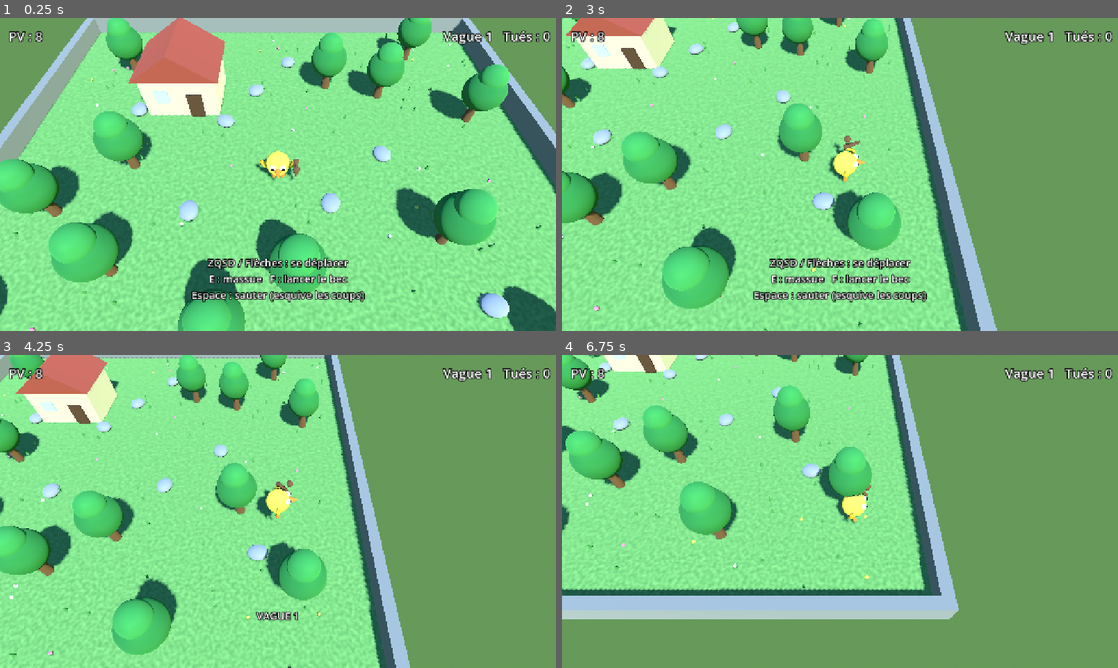
Above: before the commit, frames 1-4 (two rows, left to right).
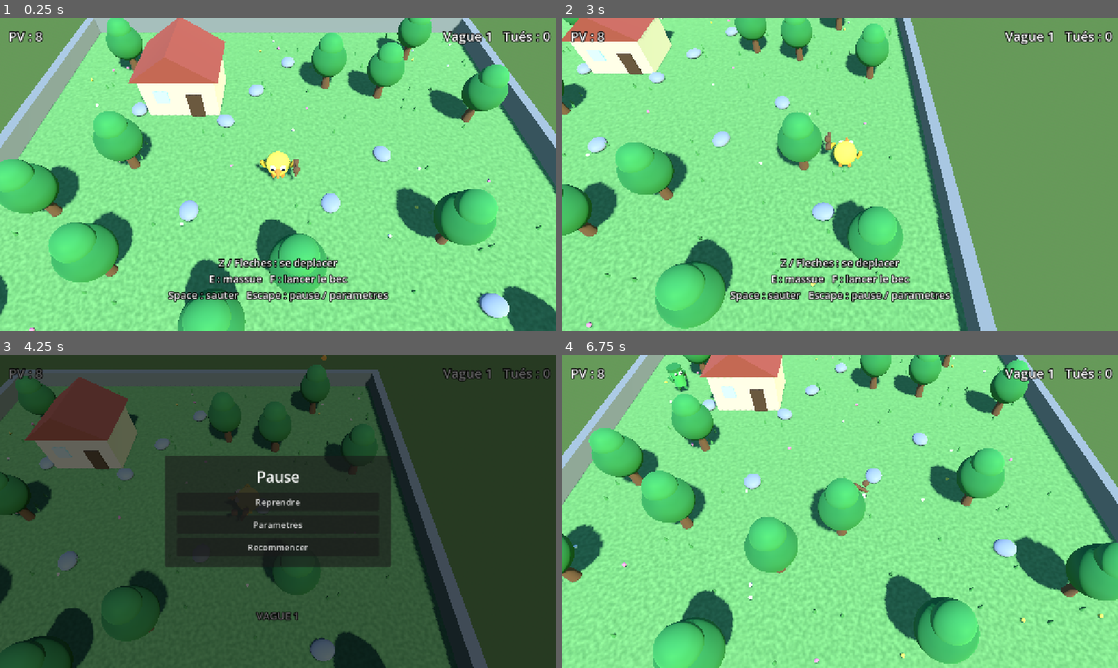
Above: after the commit, the same moments.

Repository: MatBonnin/flapypy
Game: Godot game, scene res://scenes/arena.tscn
The game is run twice, just before and just after one commit, with the same random seed, the same clock (stepped at 60 frames per second) and the same inputs.
Inputs (mouse positions are in pixels of both pictures, inside the frame that each line leads up to):
- Up to frame 1 (0.25 s): no input
- Up to frame 2 (3 s): tap Enter (ui_accept) at 0.5 s; move the mouse to (962, 158) at 0.52 s; hold D (arena_move_right, bound only after the commit) 0.53-1.28 s; tap E (arena_attack, bound only after the commit) at 0.6, 2.3, 2.85 s; click (962, 158) at 0.67 s; tap Space (arena_jump, bound only after the commit) at 0.77, 1.07, 1.52, 1.55, 1.82, 2.1 s; tap F (arena_throw_beak, bound only after the commit) at 0.8, 1.35 s; move the mouse to (728, 190) at 1.27 s; hold S (arena_move_down, bound only after the commit) 1.28-2.03 s; move the mouse to (895, 105) at 2.02 s; hold D (arena_move_right, bound only after the commit) 2.03-2.78 s; move the mouse to (812, 237) at 2.77 s; hold Z (arena_move_up, bound only after the commit) from 2.78 s (still down); click (812, 237) at 2.92 s
- Up to frame 3 (4.25 s): tap Space (arena_jump, bound only after the commit) at 3.02, 3.32, 3.77, 3.8, 4.07 s; tap F (arena_throw_beak, bound only after the commit) at 3.05, 3.6 s; move the mouse to (444, 558) at 3.52 s; release Z (arena_move_up, bound only after the commit) at 3.53 s; hold Q (arena_move_left, bound only after the commit) from 3.53 s (still down); tap Escape (arena_pause, bound only after the commit) at 4.15 s
- Up to frame 4 (6.75 s): release Q (arena_move_left, bound only after the commit) at 4.25 s; click (840, 502) at 4.25 s, where only the run after the commit has a clickable "Reprendre"; move the mouse to (673, 464) at 5.02 s; hold Q (arena_move_left, bound only after the commit) 5.03-5.78 s; tap 1 at 5.1 s; tap Space (arena_jump, bound only after the commit) at 5.27, 5.57 s; tap E (arena_attack, bound only after the commit) at 5.3 s; move the mouse to (867, 511) at 5.77 s; hold S (arena_move_down, bound only after the commit) 5.78-6.53 s; tap 2 at 5.85 s; click (867, 511) at 5.92 s; tap F (arena_throw_beak, bound only after the commit) at 6.05 s; move the mouse to (756, 433) at 6.52 s; hold D (arena_move_right, bound only after the commit) from 6.53 s (still down); tap 3 at 6.6 s

The runs differ from the first frame. In frame 1, 1.5% of the frame differs, in the area x 30-70%, y 76-91%; in frame 2, 15%; in frame 3, 99%, in the area x 0-100%, y 0-100%; in frame 4, 71%.

Commit message:
Add pause menu and configurable controls

Diff:
--- a/scripts/arena.gd
+++ b/scripts/arena.gd
@@ -5,6 +5,31 @@
 const PipemanScene := preload("res://scenes/pipeman.tscn")
 const PickupScene := preload("res://scenes/pickup.tscn")
 const SAVE_PATH := "user://highscore.cfg"
+const SETTINGS_PATH := "user://settings.cfg"
+const ACTION_MOVE_UP := "arena_move_up"
+const ACTION_MOVE_DOWN := "arena_move_down"
+const ACTION_MOVE_LEFT := "arena_move_left"
+const ACTION_MOVE_RIGHT := "arena_move_right"
+const ACTION_ATTACK := "arena_attack"
+const ACTION_THROW_BEAK := "arena_throw_beak"
+const ACTION_JUMP := "arena_jump"
+const ACTION_PAUSE := "arena_pause"
+const CONTROL_BINDINGS := [
+	{"action": ACTION_MOVE_UP, "label": "Avancer", "default": KEY_Z},
+	{"action": ACTION_MOVE_DOWN, "label": "Reculer", "default": KEY_S},
+	{"action": ACTION_MOVE_LEFT, "label": "Gauche", "default": KEY_Q},
+	{"action": ACTION_MOVE_RIGHT, "label": "Droite", "default": KEY_D},
+	{"action": ACTION_ATTACK, "label": "Massue", "default": KEY_E},
+	{"action": ACTION_THROW_BEAK, "label": "Lancer le bec", "default": KEY_F},
+	{"action": ACTION_JUMP, "label": "Sauter", "default": KEY_SPACE},
+	{"action": ACTION_PAUSE, "label": "Pause", "default": KEY_ESCAPE},
+]
+const EXTRA_BINDINGS := {
+	ACTION_MOVE_UP: [KEY_UP],
+	ACTION_MOVE_DOWN: [KEY_DOWN],
+	ACTION_MOVE_LEFT: [KEY_LEFT],
+	ACTION_MOVE_RIGHT: [KEY_RIGHT],
+}
 
 const DROP_CHANCE := 0.35
 ## Doit suivre l'ordre de l'enum Pickup de player.gd.
@@ -73,6 +98,13 @@
 var boss: Pipeman = null
 var boss_bar: Control = null
 var boss_fill: ColorRect = null
+var pause_overlay: Control = null
+var pause_page: Control = null
+var settings_page: Control = null
+var settings_status: Label = null
+var control_buttons: Dictionary = {}
+var control_keys: Dictionary = {}
+var pending_rebind_action := ""
 
 @onready var player: CharacterBody3D = $Player
 @onready var units: Node3D = $Units
@@ -85,9 +117,12 @@
 @onready var sfx: Node = $Sfx
 
 func _ready() -> void:
+	process_mode = Node.PROCESS_MODE_ALWAYS
+	_load_controls()
 	best = _load_best()
 	_build_map()
 	_build_boss_bar()
+	_build_pause_menu()
 	prev_hp = player.hp
 	player.sfx = sfx
 	player.hp_changed.connect(_on_player_hp_changed)
@@ -96,12 +131,14 @@
 	spawn_timer.timeout.connect(_on_spawn_tick)
 	camera.position = player.position + CAMERA_OFFSET
 	_update_ui()
-	message_label.text = "ZQSD / Flèches : se déplacer\nE : massue   F : lancer le bec\nEspace : sauter (esquive les coups)"
-	await get_tree().create_timer(3.0).timeout
+	message_label.text = _controls_hint()
+	await get_tree().create_timer(3.0, false).timeout
 	if not game_over:
 		_start_wave(1)
 
 func _process(delta: float) -> void:
+	if get_tree().paused:
+		return
 	shake = lerpf(shake, 0.0, 8.0 * delta)
 	var target := player.position + CAMERA_OFFSET
 	camera.position = camera.position.lerp(target, 6.0 * delta) \
@@ -116,6 +153,14 @@
 		boss_fill.size.x = 436.0 * float(maxi(boss.hp, 0)) / float(boss.max_hp_value)
 
 func _unhandled_input(event: InputEvent) -> void:
+	if _handle_rebind_input(event):
+		return
+	if event.is_action_pressed(ACTION_PAUSE):
+		_set_paused(not get_tree().paused)
+		get_viewport().set_input_as_handled()
+		return
+	if get_tree().paused:
+		return
 	if game_over:
 		if event.is_action_pressed("ui_accept"):
 			get_tree().reload_current_scene()
@@ -135,6 +180,245 @@
 			_update_ui()
 			_start_wave(wave + 1)
 
+func _build_pause_menu() -> void:
+	pause_overlay = Control.new()
+	pause_overlay.name = "PauseMenu"
+	pause_overlay.visible = false
+	pause_overlay.process_mode = Node.PROCESS_MODE_ALWAYS
+	pause_overlay.set_anchors_preset(Control.PRESET_FULL_RECT)
+	$UI.add_child(pause_overlay)
+
+	var dim := ColorRect.new()
+	dim.color = Color(0, 0, 0, 0.62)
+	dim.set_anchors_preset(Control.PRESET_FULL_RECT)
+	pause_overlay.add_child(dim)
+
+	var center := CenterContainer.new()
+	center.set_anchors_preset(Control.PRESET_FULL_RECT)
+	pause_overlay.add_child(center)
+
+	var panel := PanelContainer.new()
+	panel.custom_minimum_size = Vector2(520, 0)
+	center.add_child(panel)
+
+	var margin := MarginContainer.new()
+	margin.add_theme_constant_override("margin_left", 28)
+	margin.add_theme_constant_override("margin_top", 24)
+	margin.add_theme_constant_override("margin_right", 28)
+	margin.add_theme_constant_override("margin_bottom", 24)
+	panel.add_child(margin)
+
+	var root := VBoxContainer.new()
+	root.add_theme_constant_override("separation", 14)
+	margin.add_child(root)
+
+	var title := Label.new()
+	title.text = "Pause"
+	title.horizontal_alignment = HORIZONTAL_ALIGNMENT_CENTER
+	title.add_theme_font_size_override("font_size", 34)
+	root.add_child(title)
+
+	pause_page = VBoxContainer.new()
+	pause_page.add_theme_constant_override("separation", 10)
+	root.add_child(pause_page)
+
+	var resume_button := _make_menu_button("Reprendre")
+	resume_button.pressed.connect(func() -> void: _set_paused(false))
+	pause_page.add_child(resume_button)
+
+	var settings_button := _make_menu_button("Parametres")
+	settings_button.pressed.connect(_show_settings_page)
+	pause_page.add_child(settings_button)
+
+	var quit_button := _make_menu_button("Recommencer")
+	quit_button.pressed.connect(func() -> void:
+		_set_paused(false)
+		get_tree().reload_current_scene()
+	)
+	pause_page.add_child(quit_button)
+
+	settings_page = VBoxContainer.new()
+	settings_page.visible = false
+	settings_page.add_theme_constant_override("separation", 9)
+	root.add_child(settings_page)
+
+	settings_status = Label.new()
+	settings_status.text = "Clique une action, puis appuie sur une touche."
+	settings_status.horizontal_alignment = HORIZONTAL_ALIGNMENT_CENTER
+	settings_status.add_theme_font_size_override("font_size", 16)
+	settings_page.add_child(settings_status)
+
+	for binding in CONTROL_BINDINGS:
+		var row := HBoxContainer.new()
+		row.add_theme_constant_override("separation", 12)
+		settings_page.add_child(row)
+
+		var label := Label.new()
+		label.text = binding["label"]
+		label.custom_minimum_size = Vector2(220, 32)
+		label.vertical_alignment = VERTICAL_ALIGNMENT_CENTER
+		row.add_child(label)
+
+		var button := Button.new()
+		button.text = _key_name(int(control_keys[binding["action"]]))
+		button.custom_minimum_size = Vector2(180, 32)
+		button.pressed.connect(_begin_rebind.bind(binding["action"]))
+		row.add_child(button)
+		control_buttons[binding["action"]] = button
+
+	var reset_button := _make_menu_button("Touches par defaut")
+	reset_button.pressed.connect(_reset_controls)
+	settings_page.add_child(reset_button)
+
+	var back_button := _make_menu_button("Retour")
+	back_button.pressed.connect(_show_pause_page)
+	settings_page.add_child(back_button)
+
+func _make_menu_button(text: String) -> Button:
+	var button := Button.new()
+	button.text = text
+	button.custom_minimum_size = Vector2(260, 42)
+	button.add_theme_font_size_override("font_size", 20)
+	return button
+
+func _show_pause_page() -> void:
+	pending_rebind_action = ""
+	if pause_page:
+		pause_page.visible = true
+	if settings_page:
+		settings_page.visible = false
+	if settings_status:
+		settings_status.text = "Clique une action, puis appuie sur une touche."
+	_update_control_buttons()
+
+func _show_settings_page() -> void:
+	pending_rebind_action = ""
+	pause_page.visible = false
+	settings_page.visible = true
+	settings_status.text = "Clique une action, puis appuie sur une touche."
+	_update_control_buttons()
+
+func _set_paused(value: bool) -> void:
+	if game_over and value:
+		return
+	pending_rebind_action = ""
+	get_tree().paused = value
+	pause_overlay.visible = value
+	if value:
+		_show_pause_page()
+
+func _begin_rebind(action: String) -> void:
+	pending_rebind_action = action
+	settings_status.text = "Appuie sur la nouvelle touche pour %s." % _action_label(action)
+	_update_control_buttons()
+	if control_buttons.has(action):
+		control_buttons[action].text = "..."
+
+func _handle_rebind_input(event: InputEvent) -> bool:
+	if pending_rebind_action == "":
+		return false
+	if event is InputEventKey and event.pressed and not event.echo:
+		var keycode: int = event.physical_keycode
+		if keycode == KEY_NONE:
+			keycode = event.keycode
+		_apply_rebind(pending_rebind_action, keycode)
+		pending_rebind_action = ""
+		settings_status.text = "Touches enregistrees."
+		get_viewport().set_input_as_handled()
+		return true
+	return false
+
+func _apply_rebind(action: String, keycode: int) -> void:
+	if keycode == KEY_NONE:
+		return
+	var swapped_action := _action_for_key(keycode)
+	var old_key := int(control_keys[action])
+	if swapped_action != "" and swapped_action != action:
+		control_keys[swapped_action] = old_key
+		_apply_action_key(swapped_action, old_key)
+	control_keys[action] = keycode
+	_apply_action_key(action, keycode)
+	_save_controls()
+	_update_control_buttons()
+	message_label.text = _controls_hint()
+
+func _reset_controls() -> void:
+	for binding in CONTROL_BINDINGS:
+		var action: String = binding["action"]
+		var keycode := int(binding["default"])
+		control_keys[action] = keycode
+		_apply_action_key(action, keycode)
+	_save_controls()
+	pending_rebind_action = ""
+	settings_status.text = "Touches par defaut restaurees."
+	_update_control_buttons()
+	message_label.text = _controls_hint()
+
+func _load_controls() -> void:
+	var cfg := ConfigFile.new()
+	var loaded := cfg.load(SETTINGS_PATH) == OK
+	for binding in CONTROL_BINDINGS:
+		var action: String = binding["action"]
+		var keycode := int(binding["default"])
+		if loaded:
+			keycode = int(cfg.get_value("controls", action, keycode))
+		control_keys[action] = keycode
+		_apply_action_key(action, keycode)
+
+func _save_controls() -> void:
+	var cfg := ConfigFile.new()
+	for binding in CONTROL_BINDINGS:
+		var action: String = binding["action"]
+		cfg.set_value("controls", action, int(control_keys[action]))
+	cfg.save(SETTINGS_PATH)
+
+func _apply_action_key(action: String, keycode: int) -> void:
+	if not InputMap.has_action(action):
+		InputMap.add_action(action)
+	InputMap.action_erase_events(action)
+	var event := InputEventKey.new()
+	event.physical_keycode = keycode
+	InputMap.action_add_event(action, event)
+	for extra_key in EXTRA_BINDINGS.get(action, []):
+		if int(extra_key) != keycode:
+			var extra_event := InputEventKey.new()
+			extra_event.physical_keycode = int(extra_key)
+			InputMap.action_add_event(action, extra_event)
+
+func _update_control_buttons() -> void:
+	for binding in CONTROL_BINDINGS:
+		var action: String = binding["action"]
+		if control_buttons.has(action):
+			control_buttons[action].text = _key_name(int(control_keys[action]))
+
+func _action_label(action: String) -> String:
+	for binding in CONTROL_BINDINGS:
+		if binding["action"] == action:
+			return binding["label"]
+	return action
+
+func _action_for_key(keycode: int) -> String:
+	for binding in CONTROL_BINDINGS:
+		var action: String = binding["action"]
+		if int(control_keys.get(action, KEY_NONE)) == keycode:
+			return action
+	return ""
+
+func _key_name(keycode: int) -> String:
+	var text := OS.get_keycode_string(keycode)
+	if text == "":
+		return str(keycode)
+	return text
+
+func _controls_hint() -> String:
+	return "%s / Fleches : se deplacer\n%s : massue   %s : lancer le bec\n%s : sauter   %s : pause / parametres" % [
+		_key_name(int(control_keys[ACTION_MOVE_UP])),
+		_key_name(int(control_keys[ACTION_ATTACK])),
+		_key_name(int(control_keys[ACTION_THROW_BEAK])),
+		_key_name(int(control_keys[ACTION_JUMP])),
+		_key_name(int(control_keys[ACTION_PAUSE])),
+	]
+
 func add_shake(amount: float) -> void:
 	shake = minf(shake + amount, 0.5)
 
@@ -157,7 +441,7 @@
 	else:
 		message_label.text = "VAGUE %d" % n
 	_update_ui()
-	await get_tree().create_timer(2.0).timeout
+	await get_tree().create_timer(2.0, false).timeout
 	if game_over:
 		return
 	message_label.text = ""
@@ -297,7 +581,7 @@
 
 func _show_popup(text: String) -> void:
 	message_label.text = text
-	get_tree().create_timer(2.2).timeout.connect(func() -> void:
+	get_tree().create_timer(2.2, false).timeout.connect(func() -> void:
 		if not game_over and message_label.text == text:
 			message_label.text = "")
 
@@ -323,7 +607,7 @@
 	p.mesh = mesh
 	p.position = pos + Vector3(0, 0.6, 0)
 	add_child(p)
-	get_tree().create_timer(1.5).timeout.connect(p.queue_free)
+	get_tree().create_timer(1.5, false).timeout.connect(p.queue_free)
 
 # --- Construction de la map ---
 
--- a/scripts/player.gd
+++ b/scripts/player.gd
@@ -19,6 +19,13 @@
 const BEAK_COOLDOWN := 0.7
 const HURT_INVULN := 0.8
 const MAX_HP := 8
+const ACTION_MOVE_UP := "arena_move_up"
+const ACTION_MOVE_DOWN := "arena_move_down"
+const ACTION_MOVE_LEFT := "arena_move_left"
+const ACTION_MOVE_RIGHT := "arena_move_right"
+const ACTION_ATTACK := "arena_attack"
+const ACTION_THROW_BEAK := "arena_throw_beak"
+const ACTION_JUMP := "arena_jump"
 
 var hp := MAX_HP
 var max_hp := MAX_HP
@@ -78,15 +85,12 @@
 			beak.scale = Vector3(0.1, 0.1, 0.1)
 			var tw := create_tween()
 			tw.tween_property(beak, "scale", Vector3.ONE, 0.15)
-	var input := Vector2.ZERO
-	if Input.is_physical_key_pressed(KEY_W) or Input.is_physical_key_pressed(KEY_UP):
-		input.y -= 1.0
-	if Input.is_physical_key_pressed(KEY_S) or Input.is_physical_key_pressed(KEY_DOWN):
-		input.y += 1.0
-	if Input.is_physical_key_pressed(KEY_A) or Input.is_physical_key_pressed(KEY_LEFT):
-		input.x -= 1.0
-	if Input.is_physical_key_pressed(KEY_D) or Input.is_physical_key_pressed(KEY_RIGHT):
-		input.x += 1.0
+	var input := Input.get_vector(
+		ACTION_MOVE_LEFT,
+		ACTION_MOVE_RIGHT,
+		ACTION_MOVE_UP,
+		ACTION_MOVE_DOWN
+	)
 	var dir := Vector3.ZERO
 	if input != Vector2.ZERO:
 		dir = Vector3(input.x, 0.0, input.y).normalized()
@@ -123,13 +127,14 @@
 func _unhandled_input(event: InputEvent) -> void:
 	if dead:
 		return
-	if event is InputEventKey and event.pressed and not event.echo:
-		if event.physical_keycode == KEY_E:
-			attack()
-		elif event.physical_keycode == KEY_F:
-			throw_beak()
-		elif event.physical_keycode == KEY_SPACE:
-			jump()
+	if event is InputEventKey and event.echo:
+		return
+	if event.is_action_pressed(ACTION_ATTACK):
+		attack()
+	elif event.is_action_pressed(ACTION_THROW_BEAK):
+		throw_beak()
+	elif event.is_action_pressed(ACTION_JUMP):
+		jump()
 	elif event is InputEventMouseButton and event.pressed:
 		if event.button_index == MOUSE_BUTTON_LEFT:
 			attack()
Not shown, changed: README.md
